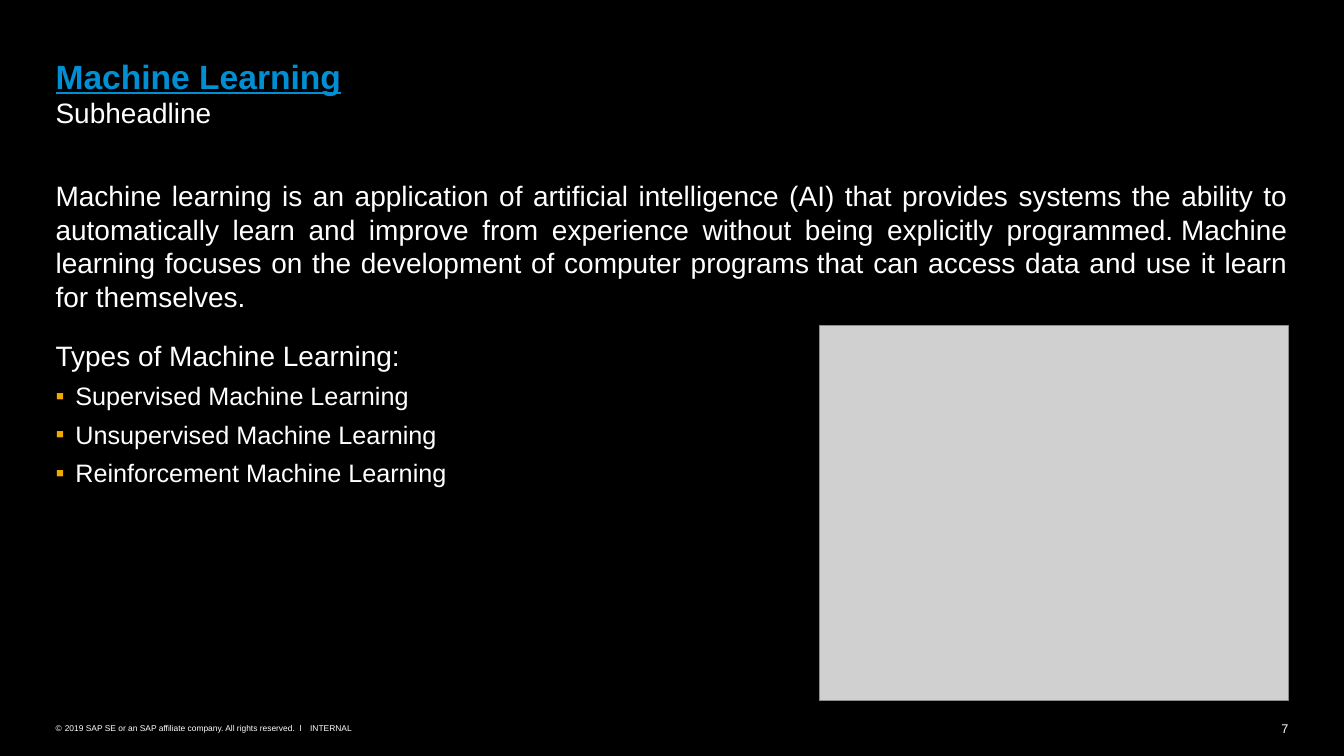
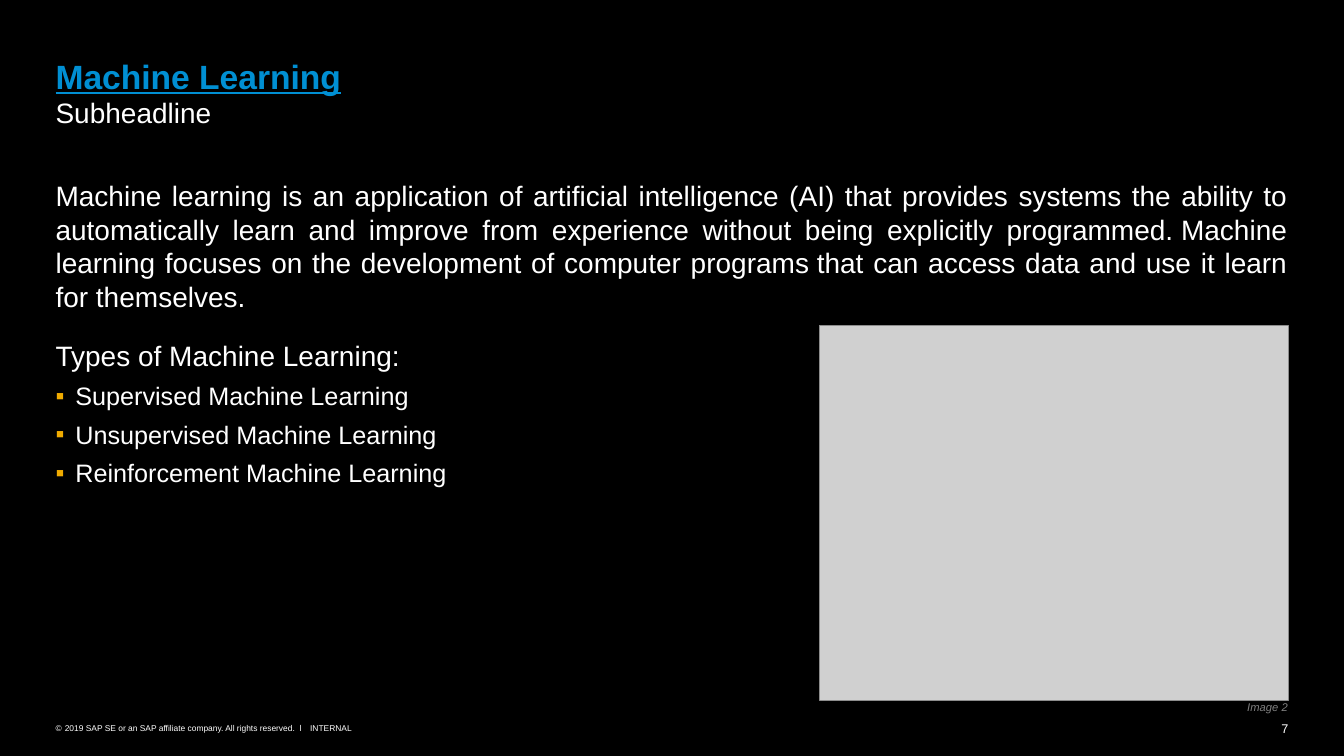
Before and after one commit to SherwinVarghese/Machine-Learning-TechknowSchool, a slide deck: slide 7 of Intro To ML and Data Science/Overview.pptx. Drawn at 1344x756 pixels with LibreOffice and Linux fonts; fonts in the diff are those of the drawing; grey boxes stand for pictures. Boxes give left, top, right and bottom in pixels: in the first picture for what was removed or moved away, otherwise in the second. Text is boxed around its words. In the diff, an @@ line names an element or a change of style, - is before the commit and + after.

```diff
--- a/Intro To ML and Data Science/Overview.pptx
+++ b/Intro To ML and Data Science/Overview.pptx
@@ text added at box(1247, 703, 1288, 713), 8 pt, text #808080, italic @@
+Image 2
```
Also in this commit, not shown: 7 other slides changed, 1 slide added.
